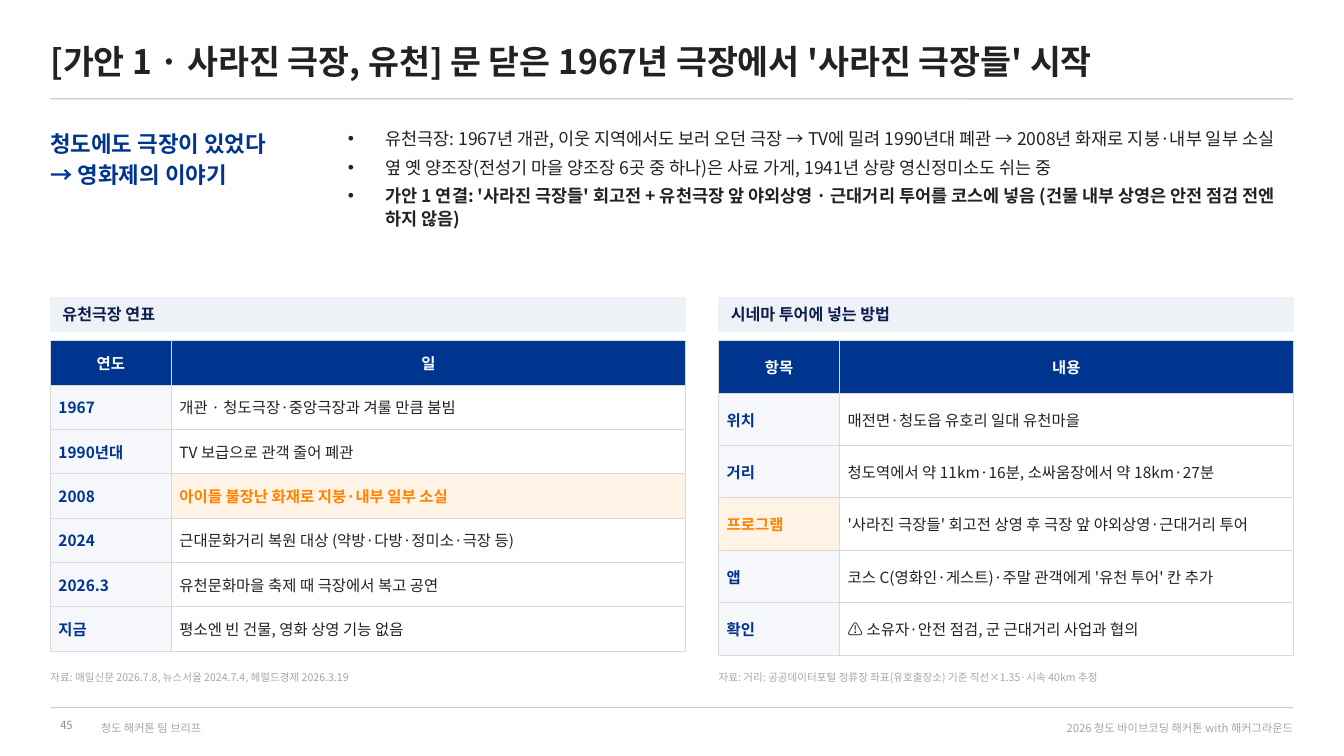
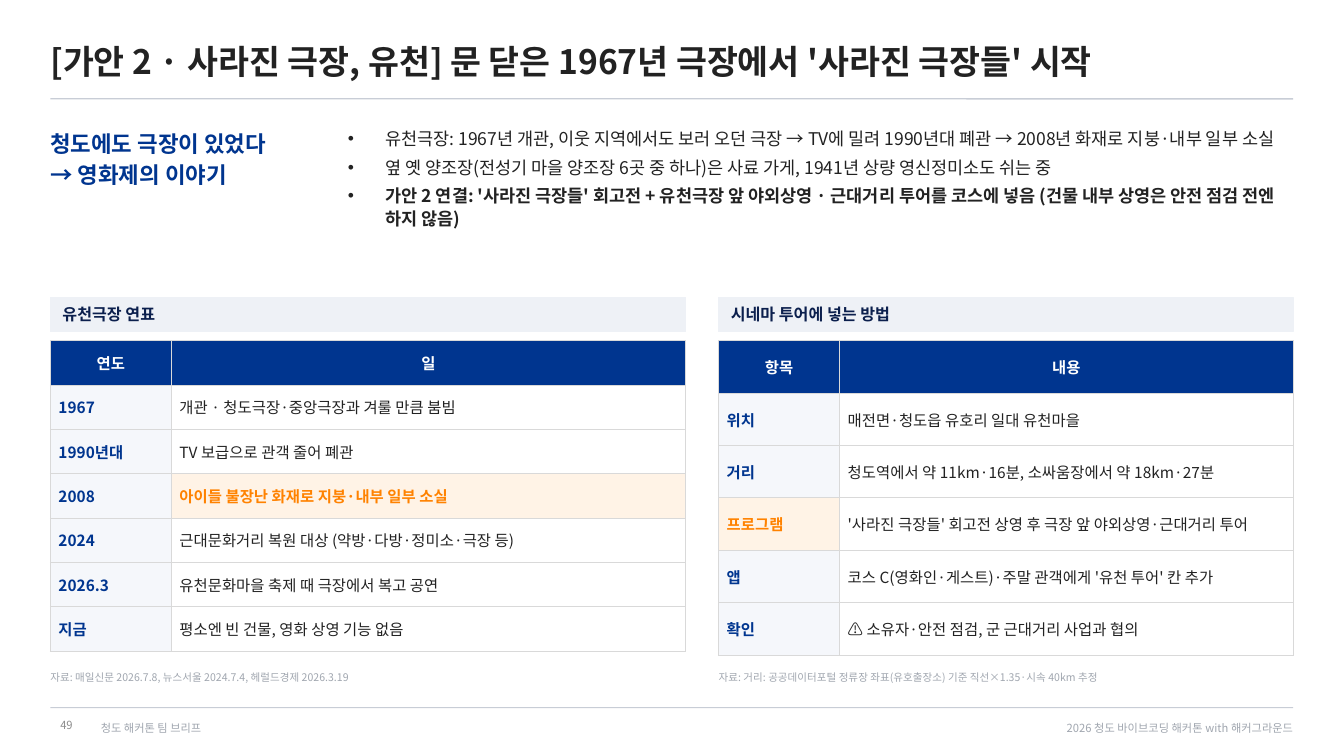
Before and after one commit to fordgril307-wq/Cheongdo_Hackathon, a slide deck: slide 49 of docs/team-brief/청도해커톤_팀브리프.pptx (slide 45 before the commit). Drawn at 1344x756 pixels with LibreOffice and Linux fonts; fonts in the diff are those of the drawing. Boxes give left, top, right and bottom in pixels: in the first picture for what was removed or moved away, otherwise in the second. Text is boxed around its words. In the diff, an @@ line names an element or a change of style, - is before the commit and + after.

```diff
--- a/docs/team-brief/청도해커톤_팀브리프.pptx
+++ b/docs/team-brief/청도해커톤_팀브리프.pptx
@@ title at (x1=50, y1=45, x2=1092, y2=81): text changed @@
-[가안 1 · 사라진 극장, 유천] 문 닫은 1967년 극장에서 '사라진 극장들' 시작
+[가안 2 · 사라진 극장, 유천] 문 닫은 1967년 극장에서 '사라진 극장들' 시작
@@ text at (x1=386, y1=187, x2=1275, y2=229): text changed @@
-• 가안 1 연결: '사라진 극장들' 회고전 + 유천극장 앞 야외상영 · 근대거리 투어를 코스에 넣음 (건물 내부 상영은 안전 점검 전엔 하지 않음)
+• 가안 2 연결: '사라진 극장들' 회고전 + 유천극장 앞 야외상영 · 근대거리 투어를 코스에 넣음 (건물 내부 상영은 안전 점검 전엔 하지 않음)
```
Also in this commit, not shown: 20 other slides changed, 4 slides added, 3 other files.
